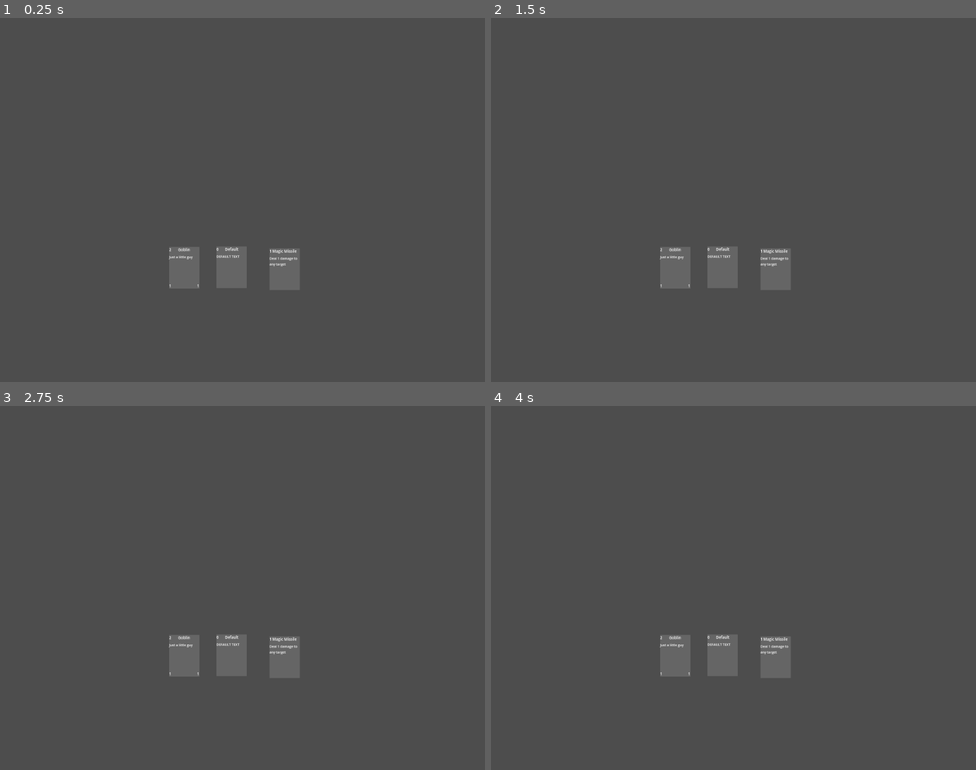
Above: before the commit, frames 1-4 (two rows, left to right).
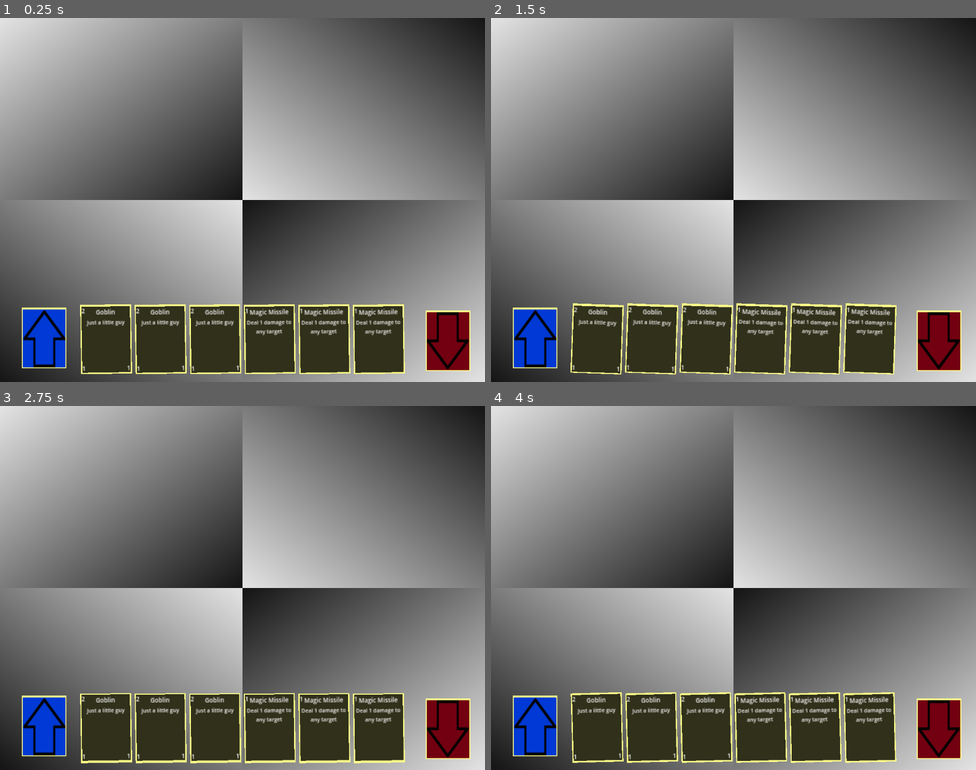
Above: after the commit, the same moments.

Repository: mperez68/Deckbuilder
Game: Godot game, scene res://core/level.tscn
Same seed, same stepped clock (60 frames per second), same inputs: the game is played once before the commit and once after it.
Inputs:
- Up to frame 1 (0.25 s): no input
- Up to frame 2 (1.5 s): no input
- Up to frame 3 (2.75 s): no input
- Up to frame 4 (4 s): no input

The runs differ from the first frame. In frame 1, 78% of the frame differs, in the area x 0-100%, y 0-100%; in frame 2, 78%; in frame 3, 78%; in frame 4, 78%.

Commit message:
card/stack nodes

Diff:
--- a/project/cards/card.gd
+++ b/project/cards/card.gd
@@ -1,26 +1,58 @@
 extends Node2D
+class_name Card
 
+# Enumerated Types
 enum CardType{ SPELL, CREATURE }
-enum TargetFlags{ ANY }
-enum CardName{ NONE, MAGIC_MISSILE, GOBLIN }
+enum CardName{ NONE, GOBLIN, MAGIC_MISSILE }
+enum CardTargets{ ANY }
 
 # Variables
-@export var card_name: CardName
+@export var card: CardName
+var card_name: String
 var cost: int = 0
-var type: CardType = CardType.CREATURE
+var power = -1
+var health = -1
+var type: CardType = CardType.SPELL
 var effect = func foo(targets: Array):
-	pass
+	print("NO EFFECT GIVEN")
 var target_flags: Array
 
-# Called when the node enters the scene tree for the first time.
 func _ready():
-	var card_data = readCardData(card_name)
-	$Title.text = card_data.get("name")
+	var card_data = readCardData(card)
+
+	# Set Card Text
+	card_name = card_data.get("name")
+	$Title.text = card_name
 	$Cost.text = String.num(card_data.get("cost"), 0)
 	$Text.text = card_data.get("text")
+
+	# Set Stats if Creature
 	if (card_data.has("power") and card_data.has("health")):
-		$Power.text = String.num(card_data.get("power"), 0)
-		$Health.text = String.num(card_data.get("health"), 0)
+		type = CardType.CREATURE
+		power = String.num(card_data.get("power"), 0)
+		$Power.text = power
+		health = String.num(card_data.get("health"), 0)
+		$Health.text = health
+
+	# Set Targets/effect if valid
+	if (card_data.has("effect") and card_data.has("targets")):
+		target_flags = card_data.get("targets")
+		setEffect(card_data.get("effect"))
+
+	print("init card: ", self)
+	#effect.call(["a", "b", "c"])
+
+func _process(delta):
+	pass
+
+# Effects
+
+func damage(targets: Array):
+	print("damage effect -> ", targets)
+	for target in targets:
+		print("damaging ", target)
+
+# Util
 
 func readCardData(index: int):
 	var json_file_path = "res://cards/card_data.txt"
@@ -33,6 +65,13 @@
 		print("null file path")
 		return null
 
-# Called every frame. 'delta' is the elapsed time since the previous frame.
-func _process(delta):
-	pass
+func setEffect(eff: String) -> bool:
+	match eff:
+		"DAMAGE":
+			effect = damage
+			return true
+		_:
+			return false
+
+func _to_string() -> String:
+	return card_name + " (" + String.num(position.x) + ", " + String.num(position.y) + ")"
--- a/project/cards/card.tscn
+++ b/project/cards/card.tscn
@@ -10,11 +10,68 @@
 line_spacing = 1.0
 font_size = 7
 
+[sub_resource type="Animation" id="Animation_mt6cq"]
+resource_name = "idle"
+length = 4.0
+loop_mode = 1
+tracks/0/type = "value"
+tracks/0/imported = false
+tracks/0/enabled = true
+tracks/0/path = NodePath(".:rotation")
+tracks/0/interp = 1
+tracks/0/loop_wrap = true
+tracks/0/keys = {
+"times": PackedFloat32Array(0.5, 1.5, 2.5, 3.5),
+"transitions": PackedFloat32Array(0.5, 2, 0.5, 2),
+"update": 0,
+"values": [0.0, 0.0349066, 0.0, -0.0349066]
+}
+tracks/1/type = "value"
+tracks/1/imported = false
+tracks/1/enabled = true
+tracks/1/path = NodePath("Outer:position")
+tracks/1/interp = 1
+tracks/1/loop_wrap = true
+tracks/1/keys = {
+"times": PackedFloat32Array(0, 1, 2, 3),
+"transitions": PackedFloat32Array(0.5, 2, 0.5, 2),
+"update": 0,
+"values": [Vector2(0, 0), Vector2(0, -1), Vector2(0, 0), Vector2(0, 1)]
+}
+
+[sub_resource type="Animation" id="Animation_f3gj5"]
+length = 0.001
+tracks/0/type = "value"
+tracks/0/imported = false
+tracks/0/enabled = true
+tracks/0/path = NodePath(".:rotation")
+tracks/0/interp = 1
+tracks/0/loop_wrap = true
+tracks/0/keys = {
+"times": PackedFloat32Array(0),
+"transitions": PackedFloat32Array(1),
+"update": 0,
+"values": [0.0]
+}
+
+[sub_resource type="AnimationLibrary" id="AnimationLibrary_gf7vb"]
+_data = {
+"RESET": SubResource("Animation_f3gj5"),
+"idle": SubResource("Animation_mt6cq")
+}
+
 [node name="Card" type="Node2D"]
+position = Vector2(0, 3.92231)
 script = ExtResource("1_wms87")
 
-[node name="Sprite2D" type="Sprite2D" parent="."]
-modulate = Color(0.396889, 0.396889, 0.396889, 1)
+[node name="Outer" type="Sprite2D" parent="."]
+modulate = Color(1, 1, 0.537255, 1)
+position = Vector2(0, -0.0965183)
+scale = Vector2(1.05, 1.428)
+texture = ExtResource("1_2gtes")
+
+[node name="Inner" type="Sprite2D" parent="."]
+modulate = Color(0.188235, 0.188235, 0.105882, 1)
 scale = Vector2(1, 1.36)
 texture = ExtResource("1_2gtes")
 
@@ -59,14 +116,16 @@
 anchor_top = 1.0
 anchor_right = 0.5
 anchor_bottom = 1.0
-offset_left = -2.5
-offset_top = -43.52
-offset_right = 2.5
-offset_bottom = -31.52
+offset_left = -32.0
+offset_top = -41.52
+offset_right = 32.0
+offset_bottom = -29.52
 grow_horizontal = 2
 grow_vertical = 0
 text = "Title"
 label_settings = SubResource("LabelSettings_l18e7")
+horizontal_alignment = 1
+vertical_alignment = 1
 
 [node name="Text" type="Label" parent="."]
 anchors_preset = 15
@@ -80,4 +139,11 @@
 grow_vertical = 2
 text = "Bacon ipsum dolor amet ham hock shoulder tri-tip boudin shoulder tri-tip"
 label_settings = SubResource("LabelSettings_2nmg3")
+horizontal_alignment = 1
 autowrap_mode = 2
+
+[node name="AnimationPlayer" type="AnimationPlayer" parent="."]
+libraries = {
+"": SubResource("AnimationLibrary_gf7vb")
+}
+autoplay = "idle"
--- a/project/cards/card_data.tres
+++ /dev/null
@@ -1,13 +0,0 @@
-[gd_resource type="JSON" format=3 uid="uid://krbrq64gl21y"]
-
-[resource]
-data = [{
-"index": 0.0,
-"name": "Default"
-}, {
-"index": 1.0,
-"name": "Goblin"
-}, {
-"index": 2.0,
-"name": "Magic Missile"
-}]
--- /dev/null
+++ b/project/cards/card_stack.gd
@@ -0,0 +1,25 @@
+extends Node2D
+class_name CardStack
+
+const C = preload("res://cards/card.tscn")
+
+@export var custom_scale = 1.0
+
+var cards: Array
+
+func insert(card: Card.CardName):
+	var new_card = C.instantiate()
+	new_card.card = card
+	cards.push_front(new_card)
+	add_child(new_card)
+
+func remove(card_index: int) -> Card.CardName:
+	var target = cards[card_index].card
+	cards[card_index].queue_free()
+	return target
+
+func shuffle():
+	cards.shuffle()
+
+func _process(delta: float) -> void:
+	scale = Vector2(custom_scale, custom_scale)
--- /dev/null
+++ b/project/cards/deck.gd
@@ -0,0 +1,11 @@
+extends CardStack
+class_name Deck
+
+@export var discard: Discard
+
+func draw() -> Card.CardName:
+	if cards.is_empty():
+		# shuffle discard back in to this deck
+		cards = discard.shuffleBack()
+
+	return remove(0)
--- /dev/null
+++ b/project/cards/deck.tscn
@@ -0,0 +1,19 @@
+[gd_scene load_steps=4 format=3 uid="uid://br8vtix2d4qli"]
+
+[ext_resource type="Script" path="res://cards/deck.gd" id="1_ynh54"]
+[ext_resource type="Texture2D" uid="uid://db152iavr1arq" path="res://assets/graphics/box.jpg" id="2_1bvi4"]
+[ext_resource type="Texture2D" uid="uid://qt7m3rovlwva" path="res://assets/graphics/boxarrow.jpg" id="2_ewb0e"]
+
+[node name="Deck" type="Node2D"]
+script = ExtResource("1_ynh54")
+
+[node name="Outer" type="Sprite2D" parent="."]
+modulate = Color(1, 1, 0.537255, 1)
+position = Vector2(0, -0.544933)
+scale = Vector2(1.05, 1.428)
+texture = ExtResource("2_1bvi4")
+
+[node name="Inner" type="Sprite2D" parent="."]
+modulate = Color(0.00187383, 0.225311, 0.834802, 1)
+scale = Vector2(1, 1.36)
+texture = ExtResource("2_ewb0e")
--- /dev/null
+++ b/project/cards/discard.gd
@@ -0,0 +1,10 @@
+extends CardStack
+class_name Discard
+
+func shuffleBack() -> Array:
+	cards.shuffle()
+	var ret = cards
+	for card in cards:
+		card.queue_free()
+	cards = []
+	return ret
--- /dev/null
+++ b/project/cards/discard.tscn
@@ -0,0 +1,20 @@
+[gd_scene load_steps=4 format=3 uid="uid://b7fi7jy53tno1"]
+
+[ext_resource type="Script" path="res://cards/discard.gd" id="1_150k1"]
+[ext_resource type="Texture2D" uid="uid://db152iavr1arq" path="res://assets/graphics/box.jpg" id="2_rh1yp"]
+[ext_resource type="Texture2D" uid="uid://qt7m3rovlwva" path="res://assets/graphics/boxarrow.jpg" id="2_xoc8n"]
+
+[node name="Discard" type="Node2D"]
+script = ExtResource("1_150k1")
+
+[node name="Outer" type="Sprite2D" parent="."]
+modulate = Color(1, 1, 0.537255, 1)
+position = Vector2(0, -0.544933)
+scale = Vector2(1.05, 1.428)
+texture = ExtResource("2_rh1yp")
+
+[node name="Inner" type="Sprite2D" parent="."]
+modulate = Color(0.452865, 0, 0.064916, 1)
+rotation = 3.14159
+scale = Vector2(1, 1.36)
+texture = ExtResource("2_xoc8n")
--- /dev/null
+++ b/project/cards/hand.gd
@@ -0,0 +1,32 @@
+extends CardStack
+class_name Hand
+
+const LIMIT = 6
+@export var deck: Deck
+@export var discard_pile: Discard
+
+func _ready() -> void:
+	insert(Card.CardName.MAGIC_MISSILE)
+	insert(Card.CardName.MAGIC_MISSILE)
+	insert(Card.CardName.MAGIC_MISSILE)
+	insert(Card.CardName.GOBLIN)
+	insert(Card.CardName.GOBLIN)
+	insert(Card.CardName.GOBLIN)
+
+func draw():
+	insert(deck.draw())
+
+func discard(card_index: int):
+	discard_pile.insert(remove(card_index))
+
+func _process(delta):
+	super(delta)
+
+	if cards.is_empty():
+		return
+
+	var width = 64+8
+	var offset = -((cards.size() - 1) * width) / 2
+
+	for i in cards.size():
+		cards[i].position.x = offset + (i * width)
--- /dev/null
+++ b/project/cards/hand.tscn
@@ -0,0 +1,6 @@
+[gd_scene load_steps=2 format=3 uid="uid://y8xsrvk7tv05"]
+
+[ext_resource type="Script" path="res://cards/hand.gd" id="1_hrw8p"]
+
+[node name="Hand" type="Node2D"]
+script = ExtResource("1_hrw8p")
--- a/project/core/level.tscn
+++ b/project/core/level.tscn
@@ -1,16 +1,66 @@
-[gd_scene load_steps=2 format=3 uid="uid://djsn3jicqsq21"]
+[gd_scene load_steps=9 format=3 uid="uid://djsn3jicqsq21"]
 
-[ext_resource type="PackedScene" uid="uid://bkifv0esuct4w" path="res://cards/card.tscn" id="1_p7qx1"]
+[ext_resource type="PackedScene" uid="uid://br8vtix2d4qli" path="res://cards/deck.tscn" id="1_lexhh"]
+[ext_resource type="PackedScene" uid="uid://b7fi7jy53tno1" path="res://cards/discard.tscn" id="2_woaxg"]
+[ext_resource type="PackedScene" uid="uid://y8xsrvk7tv05" path="res://cards/hand.tscn" id="3_1ulst"]
+
+[sub_resource type="Gradient" id="Gradient_pkqcb"]
+colors = PackedColorArray(0.894922, 0.894922, 0.894922, 1, 0.0807833, 0.0807833, 0.0807833, 1)
+
+[sub_resource type="GradientTexture2D" id="GradientTexture2D_cf3n8"]
+gradient = SubResource("Gradient_pkqcb")
+width = 512
+height = 384
+fill_to = Vector2(1, 1)
+
+[sub_resource type="GradientTexture2D" id="GradientTexture2D_7vneg"]
+gradient = SubResource("Gradient_pkqcb")
+width = 512
+height = 384
+fill_from = Vector2(0, 1)
+
+[sub_resource type="GradientTexture2D" id="GradientTexture2D_ph57j"]
+gradient = SubResource("Gradient_pkqcb")
+width = 512
+height = 384
+fill_from = Vector2(1, 1)
+fill_to = Vector2(0, 0)
+
+[sub_resource type="GradientTexture2D" id="GradientTexture2D_ofgmq"]
+gradient = SubResource("Gradient_pkqcb")
+width = 512
+height = 384
+fill_from = Vector2(1, 0)
+fill_to = Vector2(0, 1)
 
 [node name="Level" type="Node2D"]
 
-[node name="Card" parent="." instance=ExtResource("1_p7qx1")]
-position = Vector2(389, 527)
-card_name = 1
+[node name="Sprite2D2" type="Sprite2D" parent="."]
+position = Vector2(256, 192)
+texture = SubResource("GradientTexture2D_cf3n8")
 
-[node name="Card2" parent="." instance=ExtResource("1_p7qx1")]
-position = Vector2(489, 526)
+[node name="Sprite2D4" type="Sprite2D" parent="."]
+position = Vector2(768, 192)
+texture = SubResource("GradientTexture2D_7vneg")
 
-[node name="Card3" parent="." instance=ExtResource("1_p7qx1")]
-position = Vector2(601, 530)
-card_name = 2
+[node name="Sprite2D3" type="Sprite2D" parent="."]
+position = Vector2(768, 576)
+texture = SubResource("GradientTexture2D_ph57j")
+
+[node name="Sprite2D5" type="Sprite2D" parent="."]
+position = Vector2(256, 576)
+texture = SubResource("GradientTexture2D_ofgmq")
+
+[node name="Deck" parent="." node_paths=PackedStringArray("discard") instance=ExtResource("1_lexhh")]
+position = Vector2(93, 676)
+discard = NodePath("../Discard")
+custom_scale = 1.4
+
+[node name="Discard" parent="." instance=ExtResource("2_woaxg")]
+position = Vector2(946, 682)
+custom_scale = 1.4
+
+[node name="Hand" parent="." node_paths=PackedStringArray("deck") instance=ExtResource("3_1ulst")]
+position = Vector2(512, 672)
+deck = NodePath("../Deck")
+custom_scale = 1.6
--- a/project/project.godot
+++ b/project/project.godot
@@ -12,7 +12,7 @@
 
 config/name="Deckbuilder"
 run/main_scene="res://core/level.tscn"
-config/features=PackedStringArray("4.2", "Forward Plus")
+config/features=PackedStringArray("4.3", "Forward Plus")
 config/icon="res://icon.svg"
 
 [display]
Not shown: 1 places in project/cards/card.tscn that only renumber resources
Not shown, changed: project/cards/card_data.txt
Not shown, added: Assets/Audio/Level.wav
Not shown, added: Assets/Audio/Level.wav.asd
Not shown, added: Assets/Audio/Menu.wav
Not shown, added: Assets/Audio/Menu.wav.asd
Not shown, added: Assets/Graphics/Card.aseprite
Not shown, added: Assets/Graphics/Card.png
Not shown, changed: design.drawio
